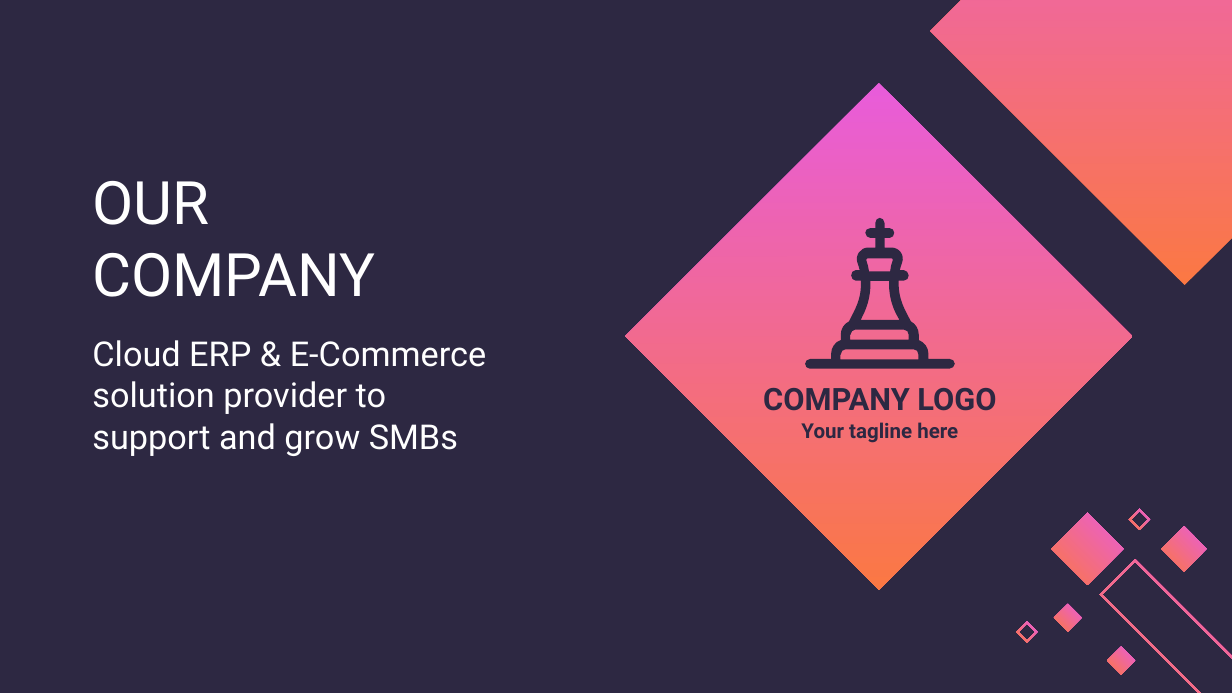
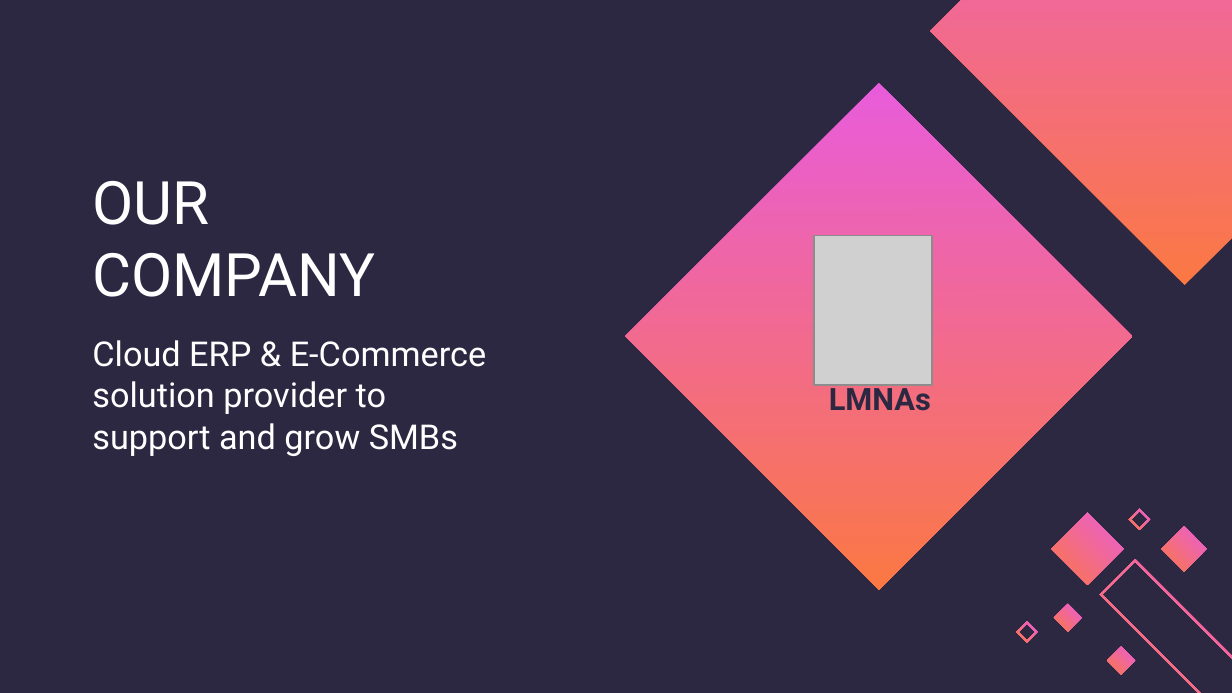
Before and after one commit to lmnaslimited/sales, a slide deck: slide 4 of crm-pitch/i2ov0.1.pptx. Drawn at 1232x693 pixels with LibreOffice and Linux fonts; fonts in the diff are those of the drawing; grey boxes stand for pictures. Boxes give left, top, right and bottom in pixels: in the first picture for what was removed or moved away, otherwise in the second. Text is boxed around its words. In the diff, an @@ line names an element or a change of style, - is before the commit and + after.

Commit message:
Added logo in slide 4

```diff
--- a/crm-pitch/i2ov0.1.pptx
+++ b/crm-pitch/i2ov0.1.pptx
@@ freeform shape removed at (x1=806, y1=218, x2=955, y2=368) @@
@@ picture added at (x1=814, y1=235, x2=933, y2=386) @@
@@ title at (x1=829, y1=382, x2=931, y2=411): text changed @@
-COMPANY LOGO
+LMNAs
@@ title removed at (x1=801, y1=422, x2=958, y2=443) @@
-Your tagline here
```
